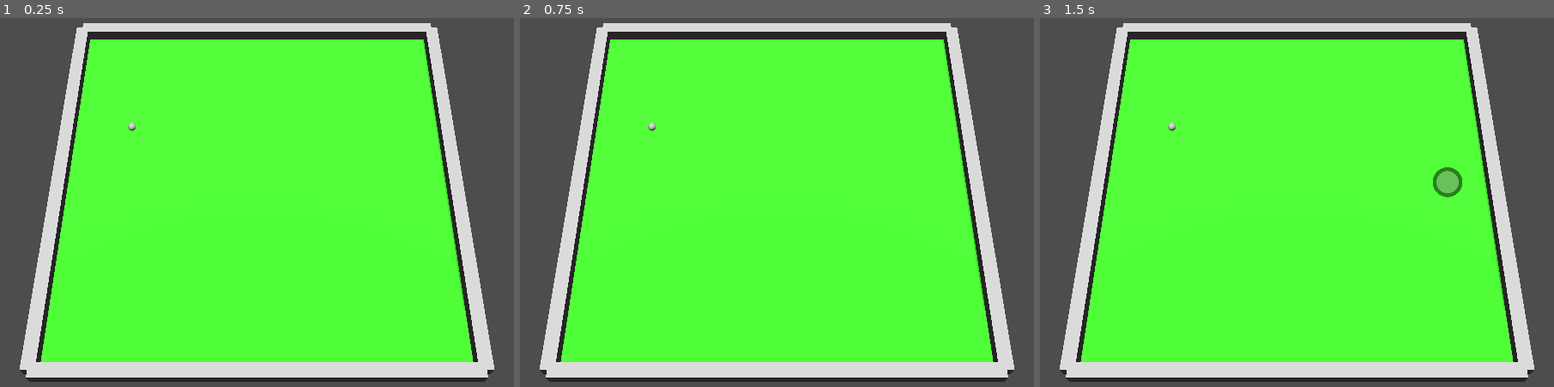
Above: before the commit, frames 1-3 (left to right).
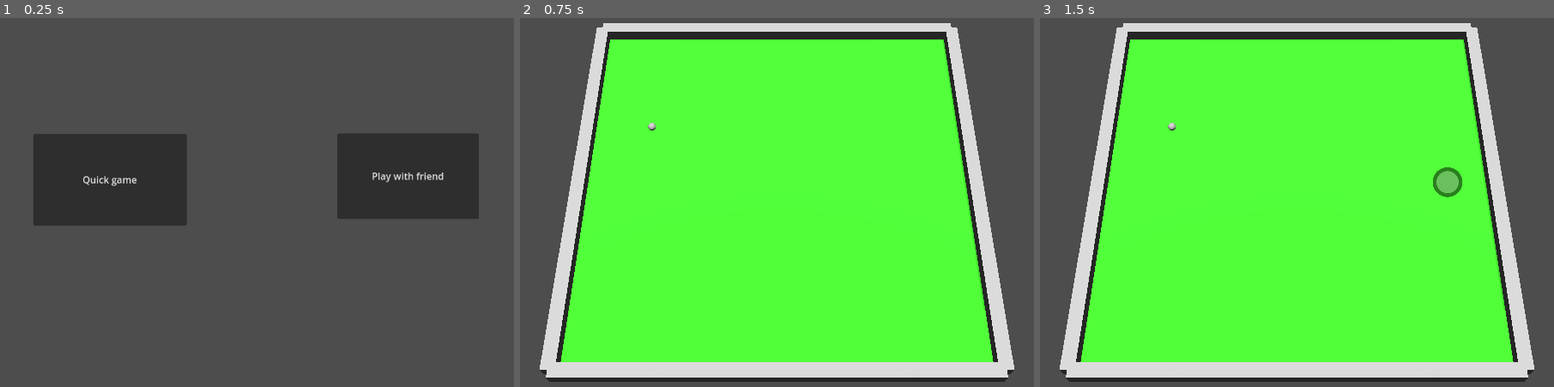
Above: after the commit, the same moments.

Repository: JakubBraz/rust_ball
Game: Godot game, scene res://menu_scene.tscn
Same seed, same stepped clock (60 frames per second), same inputs: the game is played once before the commit and once after it. Before the commit the project starts from res://main_scene.tscn.
Inputs (mouse positions are in pixels of both pictures, inside the frame that each line leads up to):
- Up to frame 1 (0.25 s): no input
- Up to frame 2 (0.75 s): click (627, 180) at 0.5 s, where only the run after the commit has a clickable "Quick game"
- Up to frame 3 (1.5 s): tap Enter at 1.25 s; move the mouse to (1446, 180) at 1.27 s; hold Right (ui_right) from 1.28 s (still down); hold 1 from 1.28 s (still down); click (1446, 180) at 1.42 s

The runs differ from the first frame. In frame 1, 80% of the frame differs, in the area x 3-97%, y 1-99%; in frame 2, nothing differs; in frame 3, nothing differs.

Commit message:
play with friend mode implemented

Diff:
--- a/game/buton_quick_game.gd
+++ b/game/buton_quick_game.gd
@@ -1,12 +1,7 @@
 extends Button
 
+var global_values
 
 func _ready():
-	pressed.connect(change_scene)
-
-func _process(delta):
-	pass
-
-func change_scene():
-	print("Changing scene")
-	get_tree().change_scene_to_file("res://main_scene.tscn")
+	global_values = get_node("/root/GlobalValues")
+	pressed.connect(func(): global_values.change_scene(global_values.QUICK_GAME_ROOM_ID))
--- /dev/null
+++ b/game/custom_game_scene.gd
@@ -0,0 +1,36 @@
+extends Control
+
+var digits = random_digits()
+var global_values
+
+func _ready():
+	global_values = get_node("/root/GlobalValues")
+	set_labels()
+	$RandomDigitsButton.pressed.connect(new_digits)
+	$JoinGameButton.pressed.connect(func(): global_values.change_scene(room_id()))
+	$Digit1.pressed.connect(func(): new_digit(0))
+	$Digit2.pressed.connect(func(): new_digit(1))
+	$Digit3.pressed.connect(func(): new_digit(2))
+	$Digit4.pressed.connect(func(): new_digit(3))
+
+func room_id():
+	return digits[0] * 1000 + digits[1] * 100 + digits[2] * 10 + digits[3]
+
+func random_digits():
+	return [randi_range(0, 9), randi_range(0, 9), randi_range(0, 9), randi_range(0, 9)]
+
+func set_labels():
+	$Digit1.text = str(digits[0])
+	$Digit2.text = str(digits[1])
+	$Digit3.text = str(digits[2])
+	$Digit4.text = str(digits[3])
+
+func new_digits():
+	digits = random_digits()
+	set_labels()
+
+func new_digit(i):
+	digits[i] += 1
+	if digits[i] >= 10:
+		digits[i] = 0
+	set_labels()
--- /dev/null
+++ b/game/custom_game_scene.tscn
@@ -0,0 +1,60 @@
+[gd_scene load_steps=2 format=3 uid="uid://b2hp17uwp2f2b"]
+
+[ext_resource type="Script" path="res://custom_game_scene.gd" id="1_7yt22"]
+
+[node name="Control" type="Control"]
+layout_mode = 3
+anchors_preset = 15
+anchor_right = 1.0
+anchor_bottom = 1.0
+grow_horizontal = 2
+grow_vertical = 2
+script = ExtResource("1_7yt22")
+
+[node name="JoinGameButton" type="Button" parent="."]
+layout_mode = 0
+offset_left = 452.0
+offset_top = 488.0
+offset_right = 660.0
+offset_bottom = 558.0
+text = "Join game"
+
+[node name="RandomDigitsButton" type="Button" parent="."]
+layout_mode = 0
+offset_left = 503.0
+offset_top = 298.0
+offset_right = 598.0
+offset_bottom = 382.0
+
+[node name="Digit1" type="Button" parent="."]
+layout_mode = 0
+offset_left = 246.0
+offset_top = 113.0
+offset_right = 346.0
+offset_bottom = 213.0
+theme_override_font_sizes/font_size = 60
+text = "1"
+
+[node name="Digit2" type="Button" parent="."]
+offset_left = 421.0
+offset_top = 113.0
+offset_right = 521.0
+offset_bottom = 213.0
+theme_override_font_sizes/font_size = 60
+text = "1"
+
+[node name="Digit3" type="Button" parent="."]
+offset_left = 586.0
+offset_top = 113.0
+offset_right = 686.0
+offset_bottom = 213.0
+theme_override_font_sizes/font_size = 60
+text = "1"
+
+[node name="Digit4" type="Button" parent="."]
+offset_left = 757.0
+offset_top = 113.0
+offset_right = 857.0
+offset_bottom = 213.0
+theme_override_font_sizes/font_size = 60
+text = "1"
--- /dev/null
+++ b/game/friend_game_button.gd
@@ -0,0 +1,12 @@
+extends Button
+
+
+func _ready():
+	pressed.connect(change_scene)
+
+#func _process(delta):
+	#pass
+
+func change_scene():
+	print("Changing scene")
+	get_tree().change_scene_to_file("res://custom_game_scene.tscn")
--- a/game/global_values.gd
+++ b/game/global_values.gd
@@ -1,4 +1,11 @@
 extends Node
+
+#const IP_ADDR = "127.0.0.1"
+const IP_ADDR = "20.215.53.164"
+const UDP_PORT = 8019
+const TCP_PORT = 8018
+
+const QUICK_GAME_ROOM_ID = 13245
 
 var socket
 var ping_freq = 10.0
@@ -16,12 +23,7 @@
 var last_ping_time = -30.0
 var packet_id = 0
 
-var room_id = 12123
-
-#const IP_ADDR = "127.0.0.1"
-const IP_ADDR = "20.215.53.164"
-const UDP_PORT = 8019
-const TCP_PORT = 8018
+var room_id = QUICK_GAME_ROOM_ID
 
 # Called when the node enters the scene tree for the first time.
 func _ready():
@@ -55,3 +57,8 @@
 	bytes.encode_float(14, v[0])
 	bytes.encode_float(18, v[1])
 	socket.put_packet(bytes)
+
+func change_scene(requested_room):
+	print("Changing scene")
+	room_id = requested_room
+	get_tree().change_scene_to_file("res://main_scene.tscn")
--- a/game/menu_scene.tscn
+++ b/game/menu_scene.tscn
@@ -1,20 +1,32 @@
-[gd_scene load_steps=2 format=3 uid="uid://851aiq0kta68"]
+[gd_scene load_steps=3 format=3 uid="uid://851aiq0kta68"]
 
 [ext_resource type="Script" path="res://buton_quick_game.gd" id="1_pg0oh"]
+[ext_resource type="Script" path="res://friend_game_button.gd" id="2_44k5m"]
 
 [node name="Control" type="Control"]
 layout_mode = 3
 anchors_preset = 15
 anchor_right = 1.0
 anchor_bottom = 1.0
+offset_left = -1.0
+offset_right = -1.0
 grow_horizontal = 2
 grow_vertical = 2
 
 [node name="Button" type="Button" parent="."]
 layout_mode = 0
-offset_left = 64.0
-offset_top = 32.0
-offset_right = 322.0
-offset_bottom = 186.0
+offset_left = 201.0
+offset_top = 211.0
+offset_right = 459.0
+offset_bottom = 365.0
 text = "Quick game"
 script = ExtResource("1_pg0oh")
+
+[node name="Button2" type="Button" parent="."]
+layout_mode = 0
+offset_left = 712.0
+offset_top = 210.0
+offset_right = 950.0
+offset_bottom = 354.0
+text = "Play with friend"
+script = ExtResource("2_44k5m")
--- a/game/project.godot
+++ b/game/project.godot
@@ -11,7 +11,7 @@
 [application]
 
 config/name="RustBall"
-run/main_scene="res://main_scene.tscn"
+run/main_scene="res://menu_scene.tscn"
 config/features=PackedStringArray("4.2", "Mobile")
 boot_splash/bg_color=Color(0.141176, 0.141176, 0.141176, 1)
 config/icon="res://icon.svg"
Not shown, changed: rust/game_logic/src/game_state.rs
